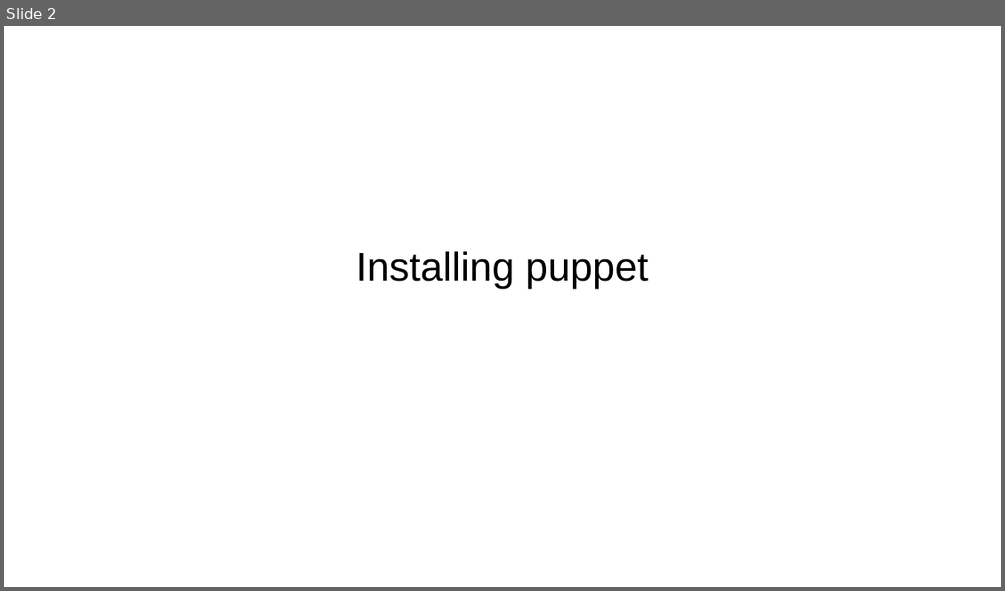
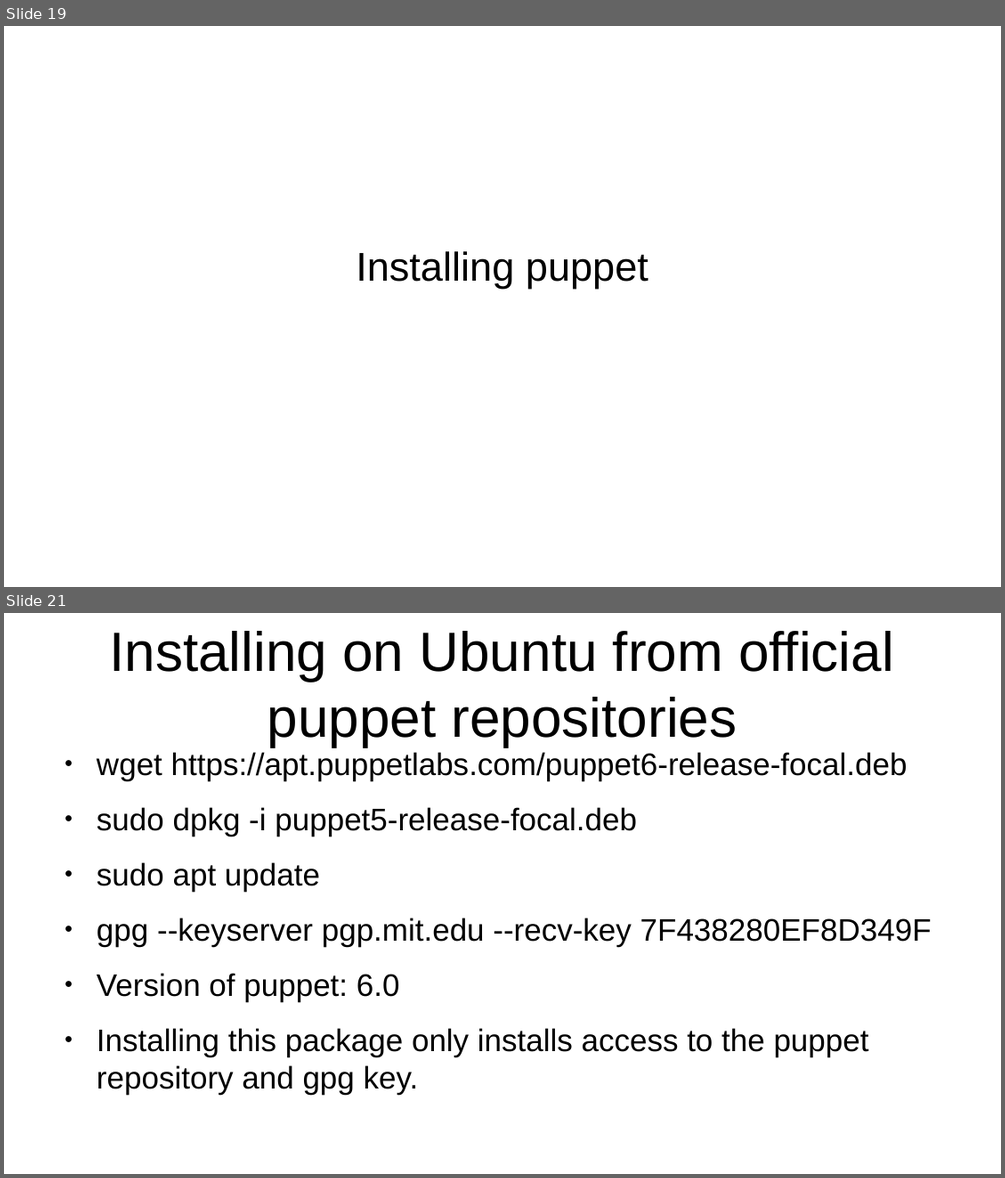
Before and after one commit to veltzer/teaching-puppet, a slide deck: slides.odp. Shown one above the other, each under a label of ours: slide 2 before the commit, slides 19 and 21 after it; the slides between them are not shown. The pictures are 1005x591 and 1005x1178 pixels, drawn with LibreOffice and Linux fonts; fonts in the diff are those of the drawing. Boxes give left, top, right and bottom in pixels: in the first picture for what was removed or moved away, otherwise in the second. Text is boxed around its words. In the diff, an @@ line names an element or a change of style, - is before the commit and + after.

```diff
--- a/slides.odp
+++ b/slides.odp
@@ slide 21 added at (4,613,1001,1174), background #FFFFFF @@
@@ title added at (109,631,894,747), 44 pt, text #000000 @@
+Installing on Ubuntu from official puppet repositories
@@ text added at (97,752,931,1057), 24.8 pt, text #000000 @@
+● wget https://apt.puppetlabs.com/puppet6-release-focal.deb
+● sudo dpkg -i puppet5-release-focal.deb
+● sudo apt update
+● gpg --keyserver pgp.mit.edu --recv-key 7F438280EF8D349F
+● Version of puppet: 6.0
+● Installing this package only installs access to the puppet repository and gpg key.
@@ what was slide 2 is now slide 19 @@
```
Also in this commit, not shown: 1 slide changed, 19 other slides added, 11 other files.
